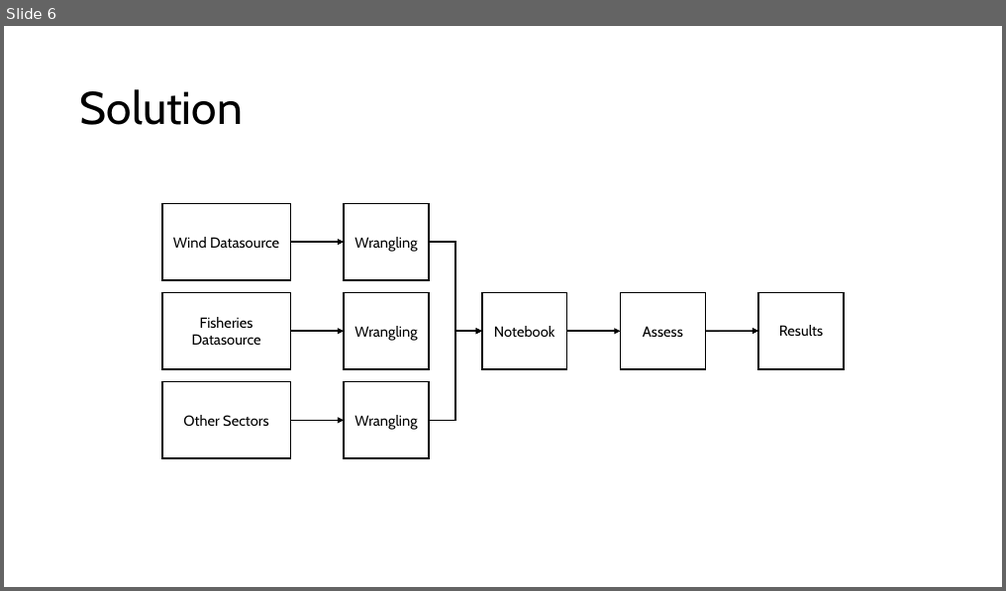
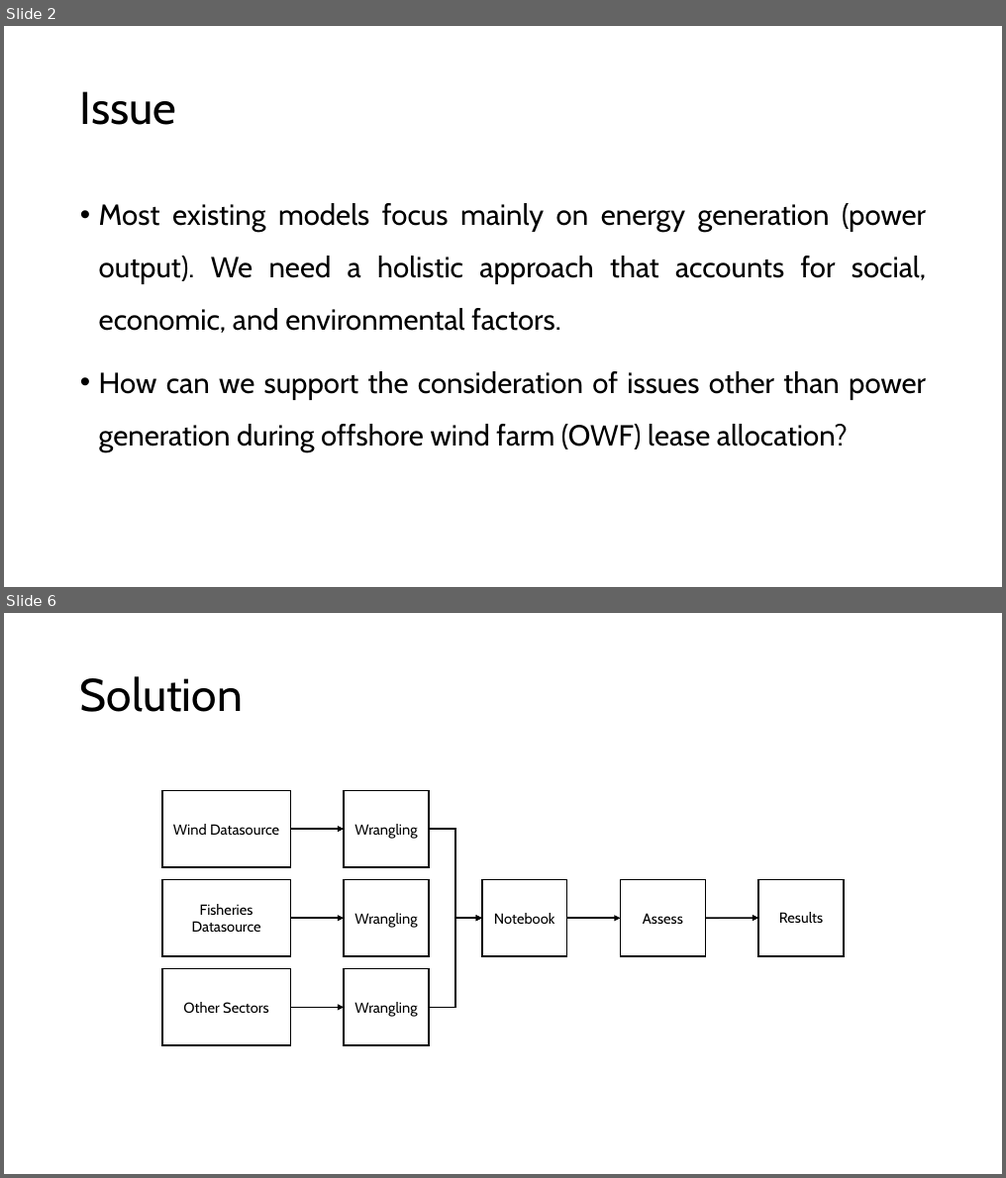
Before and after one commit to Duc1e/Wind-Turbine-Project-GEOG563, a slide deck: Documents/May Presentation.pptx. Shown one above the other, each under a label of ours: slide 6 before the commit, slides 2 and 6 after it; the slides between them are not shown. The pictures are 1006x591 and 1006x1178 pixels, drawn with LibreOffice and Linux fonts; fonts in the diff are those of the drawing. Boxes give left, top, right and bottom in pixels: in the first picture for what was removed or moved away, otherwise in the second. Text is boxed around its words. In the diff, an @@ line names an element or a change of style, - is before the commit and + after.

```diff
--- a/Documents/May Presentation.pptx
+++ b/Documents/May Presentation.pptx
@@ slide 2 added at box(4, 26, 1002, 587), background #FFFFFF @@
@@ title added at box(80, 91, 176, 125), 44 pt, text #000000 @@
+Issue
@@ text added at box(99, 203, 926, 453), 28 pt, text #000000 @@
+• Most existing models focus mainly on energy generation (power output). We need a holistic approach that accounts for social, economic, and environmental factors.
+• How can we support the consideration of issues other than power generation during offshore wind farm (OWF) lease allocation?
```
Also in this commit, not shown: 2 slides changed, 3 other slides added, 4 slides removed.
